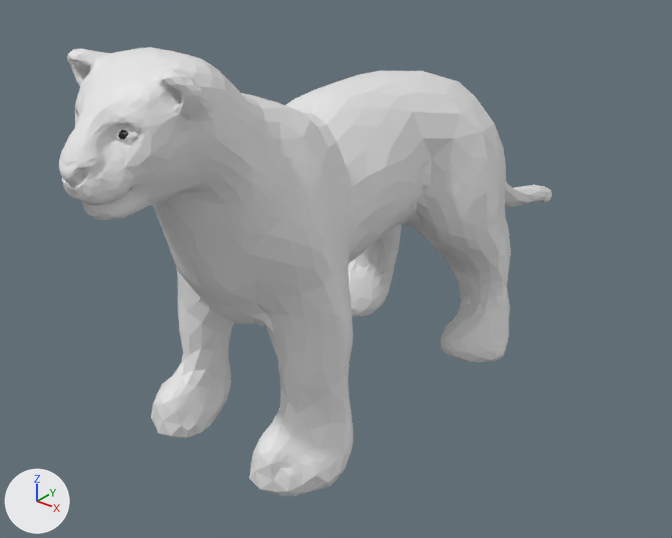
Renders of the FBX model Wildlife Horizon/Assets/Animals/Jaguar.fbx from each side of a commit.
The view is the same before and after, from a 50 mm camera at (11.52, -14.85, 10.0) aimed at (-0.33, -0.03, 0.82). Lighting does not change. The marker at lower left points along +X, +Y and +Z.

Names of what the first picture shows: 'jaguar pintado'.
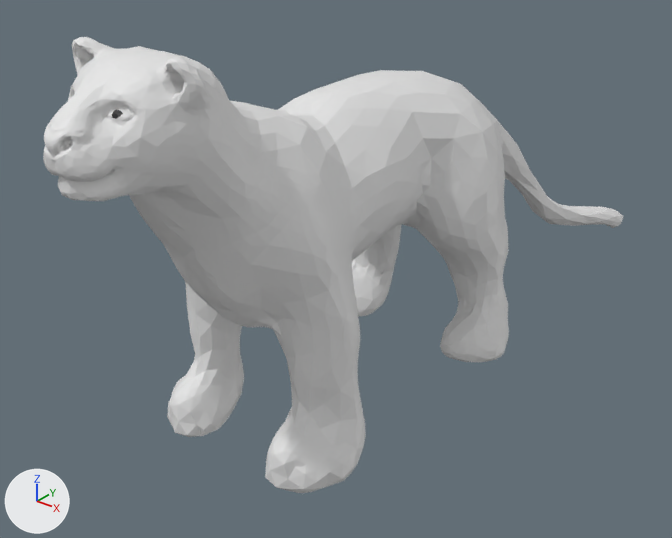
The newer file adds an action. The first version stands in its rest pose; the second is drawn at frame 41 of the action 'metarig|Idle'.

Location of each change, (x1, y1, x2, y2) in pixels of the pictures (672 x 538 px):
'jaguar pintado', posed (18% wider)
    before: (59, 47, 552, 496)
    after: (43, 37, 624, 493)
bone 'tail.002', root to tip
    before: (425, 131) to (469, 175)
    after: (425, 131) to (493, 184)
bone 'tail.004', root to tip
    before: (506, 223) to (539, 230)
    after: (550, 241) to (602, 255)
bone 'spine.003', root to tip
    before: (307, 159) to (250, 119)
    after: (307, 159) to (247, 127)
bone 'r_toe.L', root to tip
    before: (467, 332) to (464, 367)
    after: (467, 332) to (466, 368)

The change in detail:
Bone 'tail.002' (bone_tail_002) turns from (0, 0, 0) to (1, 14, -17) degrees about its own x, y and z.
Bone 'tail.004' (bone_tail_004) turns from (0, 0, 0) to (0, -1, 2) degrees about its own x, y and z.
Bone 'spine.003' (bone_spine_003) turns from (0, 0, 0) to (5, 0, 0) degrees about its own x, y and z.
Bone 'face' (bone_face) turns from (0, 0, 0) to (-20, 0, 0) degrees about its own x, y and z.
Bone 'r_toe.L' (bone_r_toe_l) turns from (0, 0, 0) to (-3, 5, 1) degrees about its own x, y and z.
